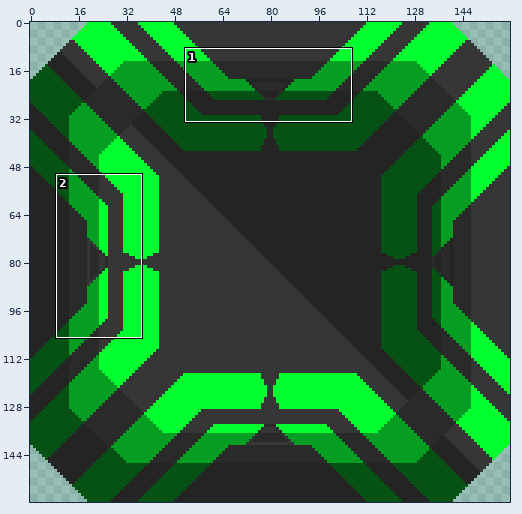
Two versions of one sprite sheet, sprites/blocks/drills/vertex-drill.png. The picture above shows the old version from afar; the outline marks the close-up.
Close-up. Old version:
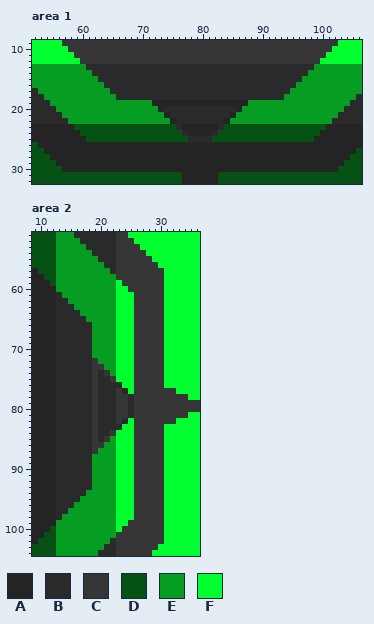
The file is 160x160 pixels. Colours within 5 levels of each other are drawn and written as one. Shown: area 1: x 52..106, y 9..32; area 2: x 9..36, y 51..104. The commit also changed other parts of the picture, which this record leaves out.
Palette (. is transparent): A #242424  B #2b2a2b  C #363636  D #065214  E #069e22  F #00ff2f
Pixels before, area 1, first column x 52:
 9 FFFFFCCCCCCCCCCCCCCCCCCCCCCCCCCCCCCCCCCCCCCCCCCCCCCFFFF
10 FFFFFFCCCCCCCCCCCCCCCCCCCCCCCCCCCCCCCCCCCCCCCCCCCCFFFFF
11 FFFFFFFCCCCCCCCCCCCCCCCCCCCCCCCCCCCCCCCCCCCCCCCCCFFFFFF
12 FFFFFFFFCCCCCCCCCCCCCCCCCCCCCCCCCCCCCCCCCCCCCCCCFFFFFFF
13 EEEEEEEEEBBBBBBBBBBBBBBBBBBBBBBBBBBBBBBBBBBBBBBEEEEEEEE
14 EEEEEEEEEEBBBBBBBBBBBBBBBBBBBBBBBBBBBBBBBBBBBBEEEEEEEEE
15 EEEEEEEEEEEBBBBBBBBBBBBBBBBBBBBBBBBBBBBBBBBBBEEEEEEEEEE
16 EEEEEEEEEEEEBBBBBBBBBBBBBBBBBBBBBBBBBBBBBBBBEEEEEEEEEEE
17 BEEEEEEEEEEEEBBBBBBBBBBBBBBBBBBBBBBBBBBBBBBEEEEEEEEEEEE
18 BBEEEEEEEEEEEEBBBBBBBBBBBBBBBBBBBBBBBBBBBBEEEEEEEEEEEEB
19 BBBEEEEEEEEEEEEEEEEEAAAAAAAAAAAAAAAAEEEEEEEEEEEEEEEEEBB
20 BBBBEEEEEEEEEEEEEEEEEABBBBBBBBBBBBAEEEEEEEEEEEEEEEEEBBB
21 BBBBBEEEEEEEEEEEEEEEEEABBBBBBBBBBAEEEEEEEEEEEEEEEEEBBBB
22 BBBBBBEEEEEEEEEEEEEEEEEABBBBBBBBAEEEEEEEEEEEEEEEEEBBBBB
23 AAAAAAADDDDDDDDDDDDDDDDDBAAAAAABDDDDDDDDDDDDDDDDDAAAAAA
24 AAAAAAAADDDDDDDDDDDDDDDDDBAAAABDDDDDDDDDDDDDDDDDAAAAAAA
25 AAAAAAAAADDDDDDDDDDDDDDDDDBBBBDDDDDDDDDDDDDDDDDAAAAAAAA
26 DAAAAAAAAAAAAAAAAAAAAAAAAAAAAAAAAAAAAAAAAAAAAAAAAAAAAAA
27 DDAAAAAAAAAAAAAAAAAAAAAAAAAAAAAAAAAAAAAAAAAAAAAAAAAAAAD
28 DDDAAAAAAAAAAAAAAAAAAAAAAAAAAAAAAAAAAAAAAAAAAAAAAAAAADD
29 DDDDAAAAAAAAAAAAAAAAAAAAAAAAAAAAAAAAAAAAAAAAAAAAAAAADDD
30 DDDDDAAAAAAAAAAAAAAAAAAAAAAAAAAAAAAAAAAAAAAAAAAAAAADDDD
31 DDDDDDDDDDDDDDDDDDDDDDDDDAAAAAADDDDDDDDDDDDDDDDDDDDDDDD
32 DDDDDDDDDDDDDDDDDDDDDDDDDAAAAAADDDDDDDDDDDDDDDDDDDDDDDD
Pixels before, area 2, first column x 9:
 51 DDDDEEEBBBBBBBCCFFFFFFFFFFFF
 52 DDDDEEEEBBBBBBCCCFFFFFFFFFFF
 53 DDDDEEEEEBBBBBCCCCFFFFFFFFFF
 54 DDDDEEEEEEBBBBCCCCCFFFFFFFFF
 55 DDDDEEEEEEEBBBCCCCCCFFFFFFFF
 56 DDDDEEEEEEEEBBCCCCCCCFFFFFFF
 57 ADDDEEEEEEEEEBCCCCCCCCFFFFFF
 58 AADDEEEEEEEEEECCCCCCCCFFFFFF
 59 AAADEEEEEEEEEEFCCCCCCCFFFFFF
 60 AAAAEEEEEEEEEEFFCCCCCCFFFFFF
 61 AAAABEEEEEEEEEFFFCCCCCFFFFFF
 62 AAAABBEEEEEEEEFFFCCCCCFFFFFF
 63 AAAABBBEEEEEEEFFFCCCCCFFFFFF
 64 AAAABBBBEEEEEEFFFCCCCCFFFFFF
 65 AAAABBBBBEEEEEFFFCCCCCFFFFFF
 66 AAAABBBBBBEEEEFFFCCCCCFFFFFF
 67 AAAABBBBBBEEEEFFFCCCCCFFFFFF
 68 AAAABBBBBBEEEEFFFCCCCCFFFFFF
 69 AAAABBBBBBEEEEFFFCCCCCFFFFFF
 70 AAAABBBBBBEEEEFFFCCCCCFFFFFF
 71 AAAABBBBBBEEEEFFFCCCCCFFFFFF
 72 AAAABBBBBBCEEEFFFCCCCCFFFFFF
 73 AAAABBBBBBCCEEFFFCCCCCFFFFFF
 74 AAAABBBBBBCBCEFFFCCCCCFFFFFF
 75 AAAABBBBBBCBBCFFFCCCCCFFFFFF
 76 AAAABBBBBBCBBBBFFCCCCCFFFFFF
 77 AAAABBBBBBCBBBCBFCCCCCCCFFFF
 78 AAAABBBBBBCBBBCCBCCCCCCCCCFF
 79 AAAABBBBBBCBBBCCBCCCCCCCCCCC
 80 AAAABBBBBBCBBBCCBCCCCCCCCCCC
 81 AAAABBBBBBCBBBCCBCCCCCCCCCFF
 82 AAAABBBBBBCBBBCBFCCCCCCCFFFF
 83 AAAABBBBBBCBBBBFFCCCCCFFFFFF
 84 AAAABBBBBBCBBCFFFCCCCCFFFFFF
 85 AAAABBBBBBCBCEFFFCCCCCFFFFFF
 86 AAAABBBBBBCCEEFFFCCCCCFFFFFF
 87 AAAABBBBBBCEEEFFFCCCCCFFFFFF
 88 AAAABBBBBBEEEEFFFCCCCCFFFFFF
 89 AAAABBBBBBEEEEFFFCCCCCFFFFFF
 90 AAAABBBBBBEEEEFFFCCCCCFFFFFF
 91 AAAABBBBBBEEEEFFFCCCCCFFFFFF
 92 AAAABBBBBBEEEEFFFCCCCCFFFFFF
 93 AAAABBBBBBEEEEFFFCCCCCFFFFFF
 94 AAAABBBBBEEEEEFFFCCCCCFFFFFF
 95 AAAABBBBEEEEEEFFFCCCCCFFFFFF
 96 AAAABBBEEEEEEEFFFCCCCCFFFFFF
 97 AAAABBEEEEEEEEFFFCCCCCFFFFFF
 98 AAAABEEEEEEEEEFFFCCCCCFFFFFF
 99 AAAAEEEEEEEEEEFFCCCCCCFFFFFF
100 AAADEEEEEEEEEEFCCCCCCCFFFFFF
101 AADDEEEEEEEEEECCCCCCCCFFFFFF
102 ADDDEEEEEEEEEBCCCCCCCCFFFFFF
103 DDDDEEEEEEEEBBCCCCCCCFFFFFFF
104 DDDDEEEEEEEBBBCCCCCCFFFFFFFF
The same view after the edit:
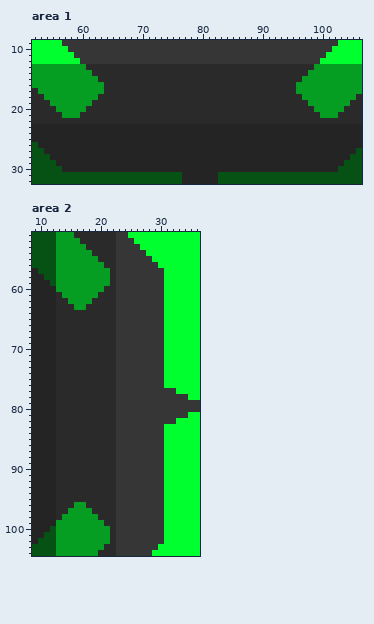
Diff:
Area 1:
y 17: x 64 E -> B; x 95 E -> B
y 18: x 63..65 EEE -> BBB; x 94..96 EEE -> BBB
y 19: x 62..97 EEEEEEEEEEAAAAAAAAAAAAAAAAEEEEEEEEEE -> BBBBBBBBBBBBBBBBBBBBBBBBBBBBBBBBBBBB
y 20: x 61..73 EEEEEEEEEEEEA -> BBBBBBBBBBBBB; x 86..98 AEEEEEEEEEEEE -> BBBBBBBBBBBBB
y 21: x 60..74 EEEEEEEEEEEEEEA -> BBBBBBBBBBBBBBB; x 85..99 AEEEEEEEEEEEEEE -> BBBBBBBBBBBBBBB
y 22: x 58..75 EEEEEEEEEEEEEEEEEA -> BBBBBBBBBBBBBBBBBB; x 84..101 AEEEEEEEEEEEEEEEEE -> BBBBBBBBBBBBBBBBBB
y 23: x 59..76 DDDDDDDDDDDDDDDDDB -> AAAAAAAAAAAAAAAAAA; x 83..100 BDDDDDDDDDDDDDDDDD -> AAAAAAAAAAAAAAAAAA
y 24: x 60..77 DDDDDDDDDDDDDDDDDB -> AAAAAAAAAAAAAAAAAA; x 82..99 BDDDDDDDDDDDDDDDDD -> AAAAAAAAAAAAAAAAAA
y 25: x 61..98 DDDDDDDDDDDDDDDDDBBBBDDDDDDDDDDDDDDDDD -> AAAAAAAAAAAAAAAAAAAAAAAAAAAAAAAAAAAAAA
Area 2:
y 58: x 22 E -> B
y 59: x 22..23 EF -> BC
y 60: x 21..24 EEFF -> BBCC
y 61: x 20..25 EEEFFF -> BBBCCC
y 62: x 19..25 EEEEFFF -> BBBBCCC
y 63: x 18..25 EEEEEFFF -> BBBBBCCC
y 64: x 17..25 EEEEEEFFF -> BBBBBBCCC
y 65: x 18..25 EEEEEFFF -> BBBBBCCC
y 66..71: x 19..25 EEEEFFF -> BBBBCCC
y 72: x 19..25 CEEEFFF -> BBBBCCC
y 73: x 19..25 CCEEFFF -> BBBBCCC
y 74: x 19 C -> B; x 21..25 CEFFF -> BBCCC
y 75: x 19 C -> B; x 22..25 CFFF -> BCCC
y 76: x 19 C -> B; x 23..25 BFF -> CCC
y 77: x 19 C -> B; x 24..25 BF -> CC
y 78..81: x 19 C -> B; x 25 B -> C
y 82: x 19 C -> B; x 24..25 BF -> CC
y 83: x 19 C -> B; x 23..25 BFF -> CCC
y 84: x 19 C -> B; x 22..25 CFFF -> BCCC
y 85: x 19 C -> B; x 21..25 CEFFF -> BBCCC
y 86: x 19..25 CCEEFFF -> BBBBCCC
y 87: x 19..25 CEEEFFF -> BBBBCCC
y 88..93: x 19..25 EEEEFFF -> BBBBCCC
y 94: x 18..25 EEEEEFFF -> BBBBBCCC
y 95: x 17..25 EEEEEEFFF -> BBBBBBCCC
y 96: x 18..25 EEEEEFFF -> BBBBBCCC
y 97: x 19..25 EEEEFFF -> BBBBCCC
y 98: x 20..25 EEEFFF -> BBBCCC
y 99: x 21..24 EEFF -> BBCC
y 100: x 22..23 EF -> BC
y 101: x 22 E -> B
Where, in picture pixels (left, top, right, bottom), the same in both close-ups:
changed: (68, 88, 332, 142)
changed: (80, 274, 134, 538)
